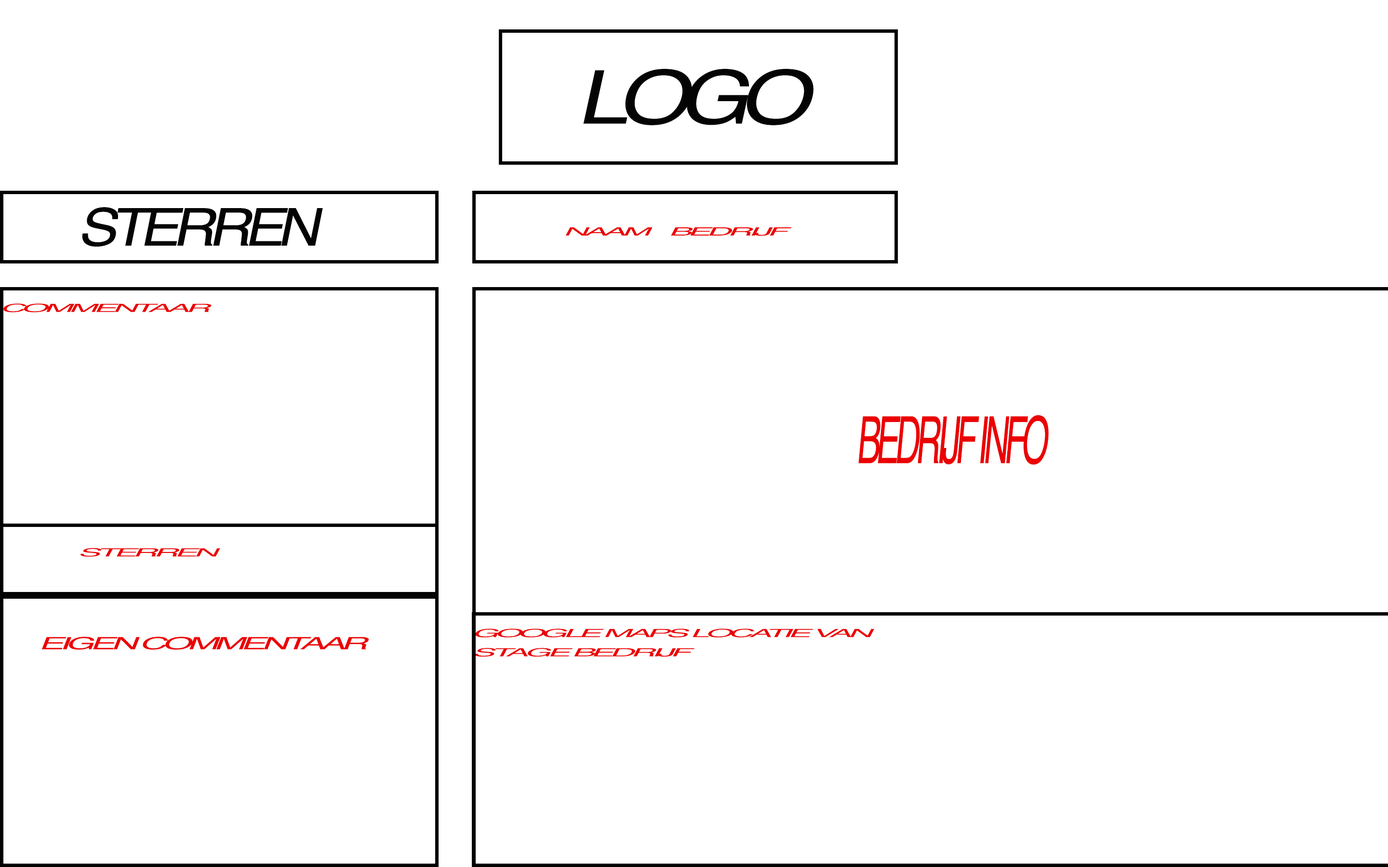
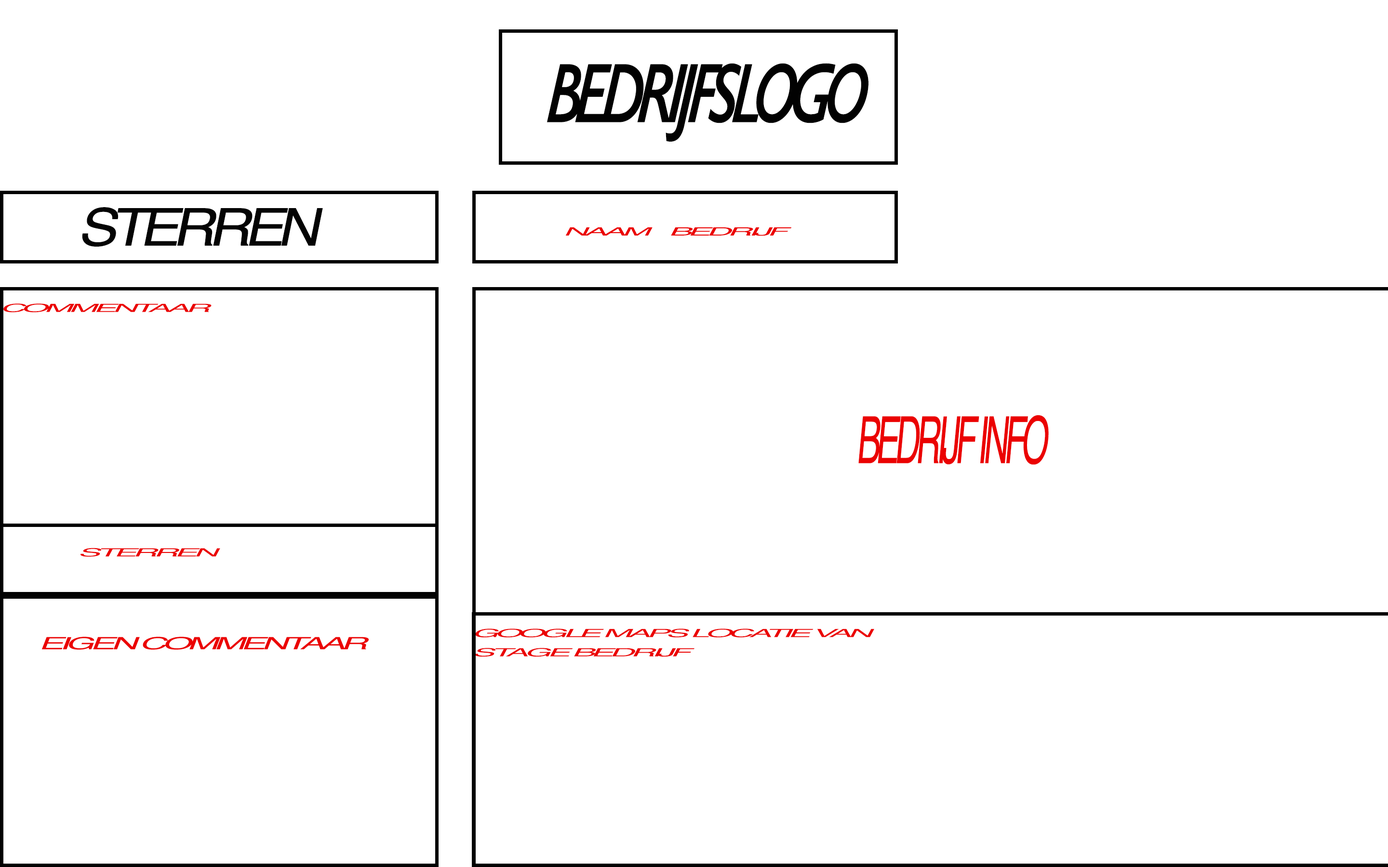
Layer changes from the first 1388 x 867 image to the second:
renamed "logo" to "bedrijfslogo", painted on it over [546, 63, 869, 142]
